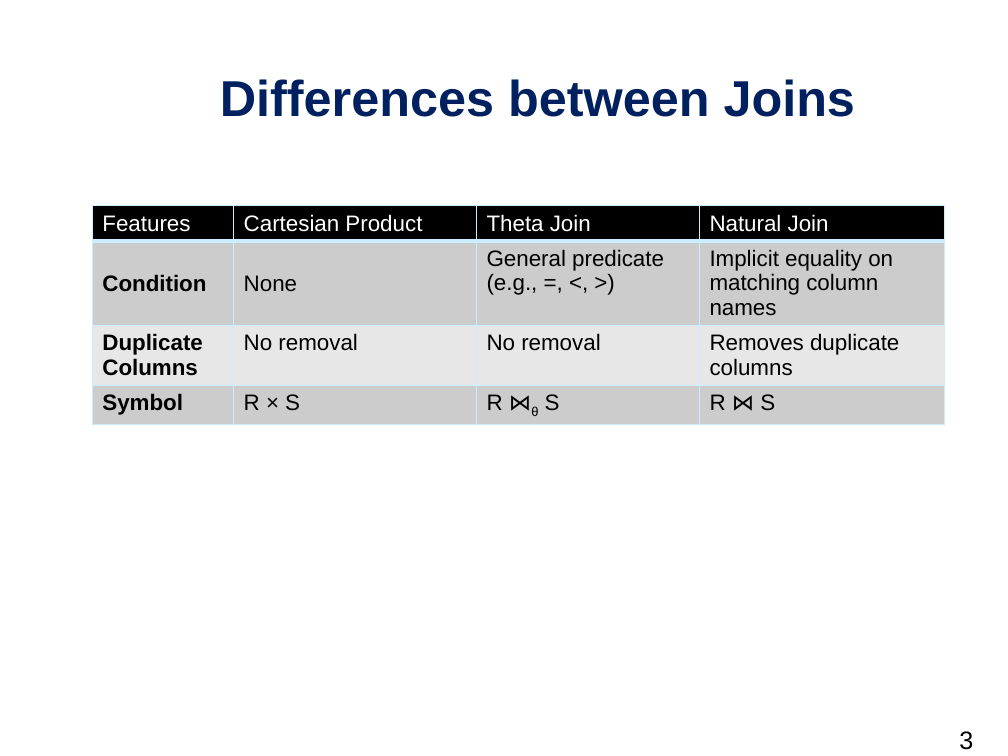
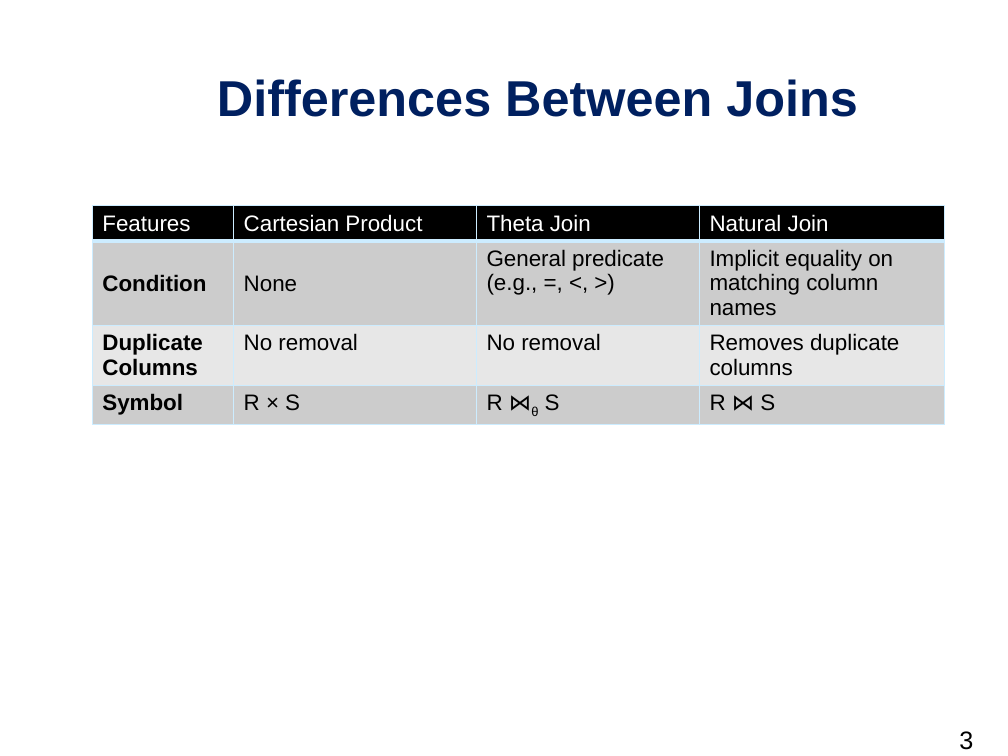
Before and after one commit to daichou03/DBS-slide-tut-25, a slide deck: slide 3 of week_1/week_1.pptx. Drawn at 1008x756 pixels with LibreOffice and Linux fonts; fonts in the diff are those of the drawing; background and template pictures are left out. Boxes give left, top, right and bottom in pixels: in the first picture for what was removed or moved away, otherwise in the second. Text is boxed around its words. In the diff, an @@ line names an element or a change of style, - is before the commit and + after.

```diff
--- a/week_1/week_1.pptx
+++ b/week_1/week_1.pptx
@@ title at [217, 79, 857, 117]: text changed @@
-Differences between Joins
+Differences Between Joins
```
Also in this commit, not shown: 1 other slide changed.
